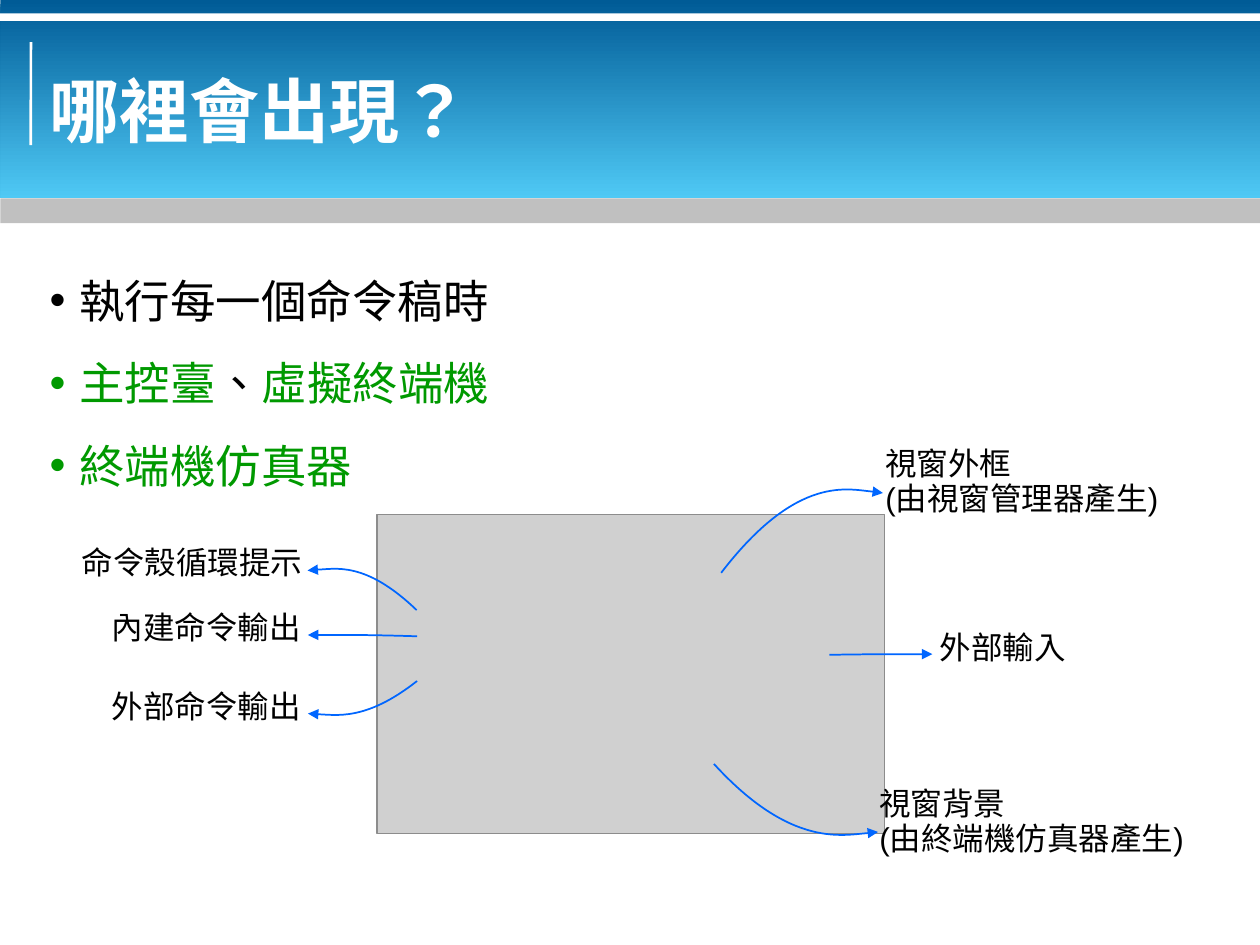
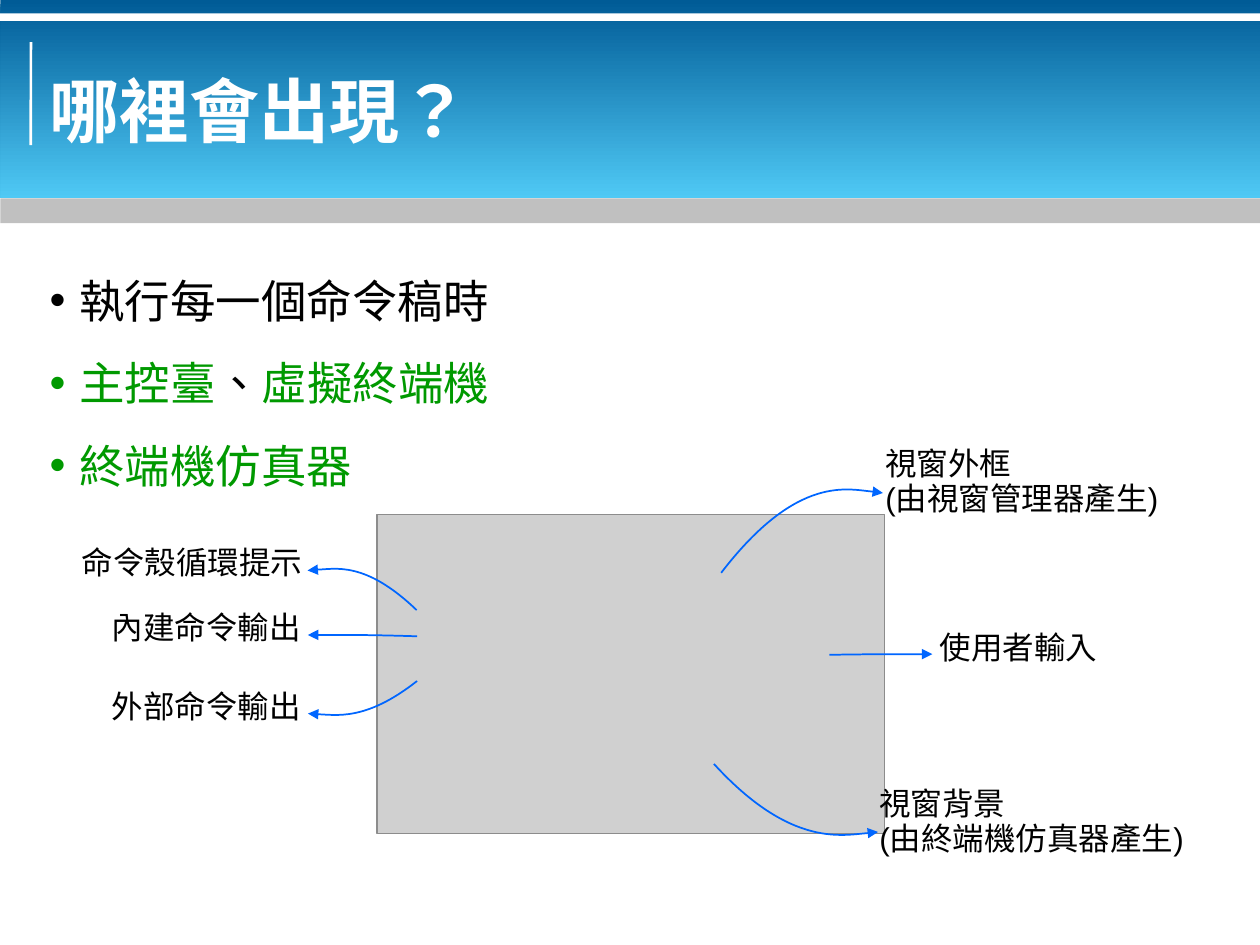
Before and after one commit to bluebat/.presentations, a slide deck: slide 4 of bash-basics.odp. Drawn at 1260x945 pixels with LibreOffice and Linux fonts; fonts in the diff are those of the drawing; grey boxes stand for pictures; background and template pictures are left out. Boxes give left, top, right and bottom in pixels: in the first picture for what was removed or moved away, otherwise in the second. Text is boxed around its words. In the diff, an @@ line names an element or a change of style, - is before the commit and + after.

```diff
--- a/bash-basics.odp
+++ b/bash-basics.odp
@@ text at (x1=940, y1=632, x2=1098, y2=662): text changed @@
-外部輸入
+使用者輸入
```
